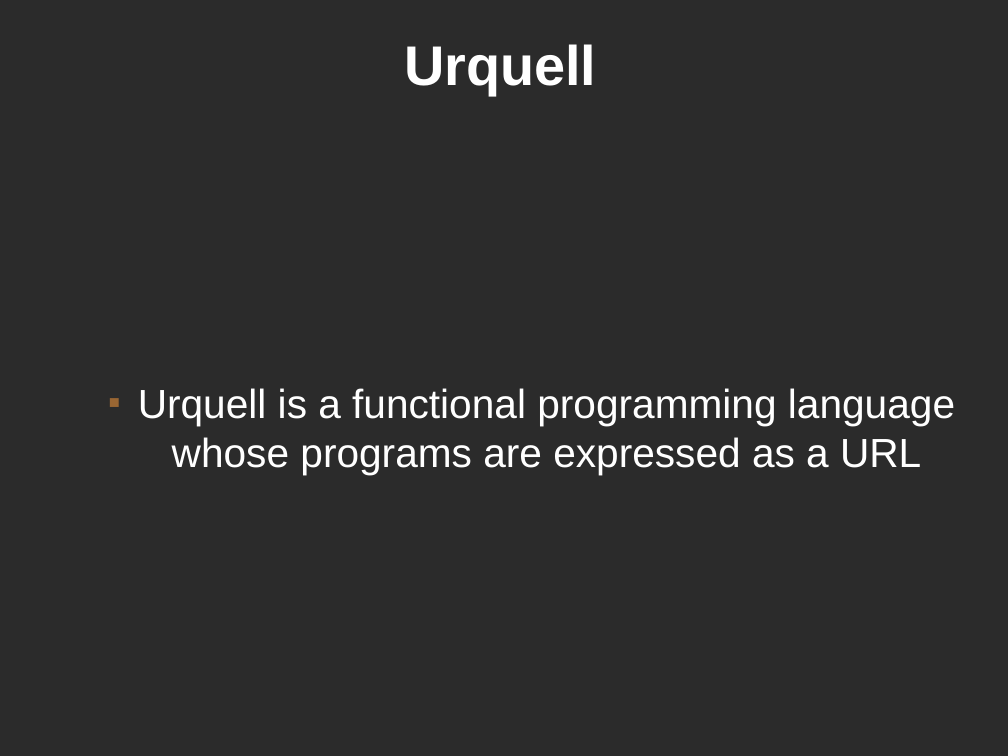
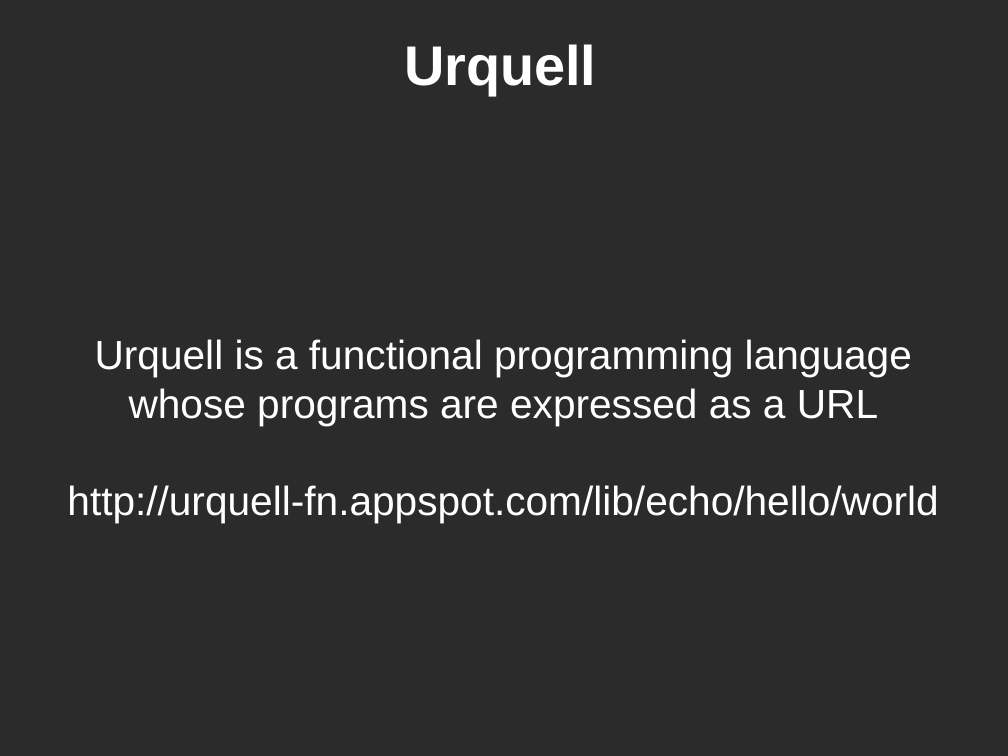
Before and after one commit to KayEss/urquell, a slide deck: slide 1 of Documentation/Introduction to Urquell.odp (slide 2 before the commit). Drawn at 1008x756 pixels with LibreOffice and Linux fonts; fonts in the diff are those of the drawing; background and template pictures are left out; a plain dark background stands for a picture behind light text. Boxes give left, top, right and bottom in pixels: in the first picture for what was removed or moved away, otherwise in the second. Text is boxed around its words. In the diff, an @@ line names an element or a change of style, - is before the commit and + after.

Commit message:
Updated the slides to reflect what Urquell can actually do right now.

```diff
--- a/Documentation/Introduction to Urquell.odp
+++ b/Documentation/Introduction to Urquell.odp
@@ subtitle at <box>95,339,912,425</box>: bullet ■ to none; list level 2 to 1 in "Urquell is a functional programming ..." @@
@@ subtitle at <box>67,485,938,523</box>: paragraph added @@
+http://urquell-fn.appspot.com/lib/echo/hello/world
```
Also in this commit, not shown: 4 other slides changed, 6 slides removed.
